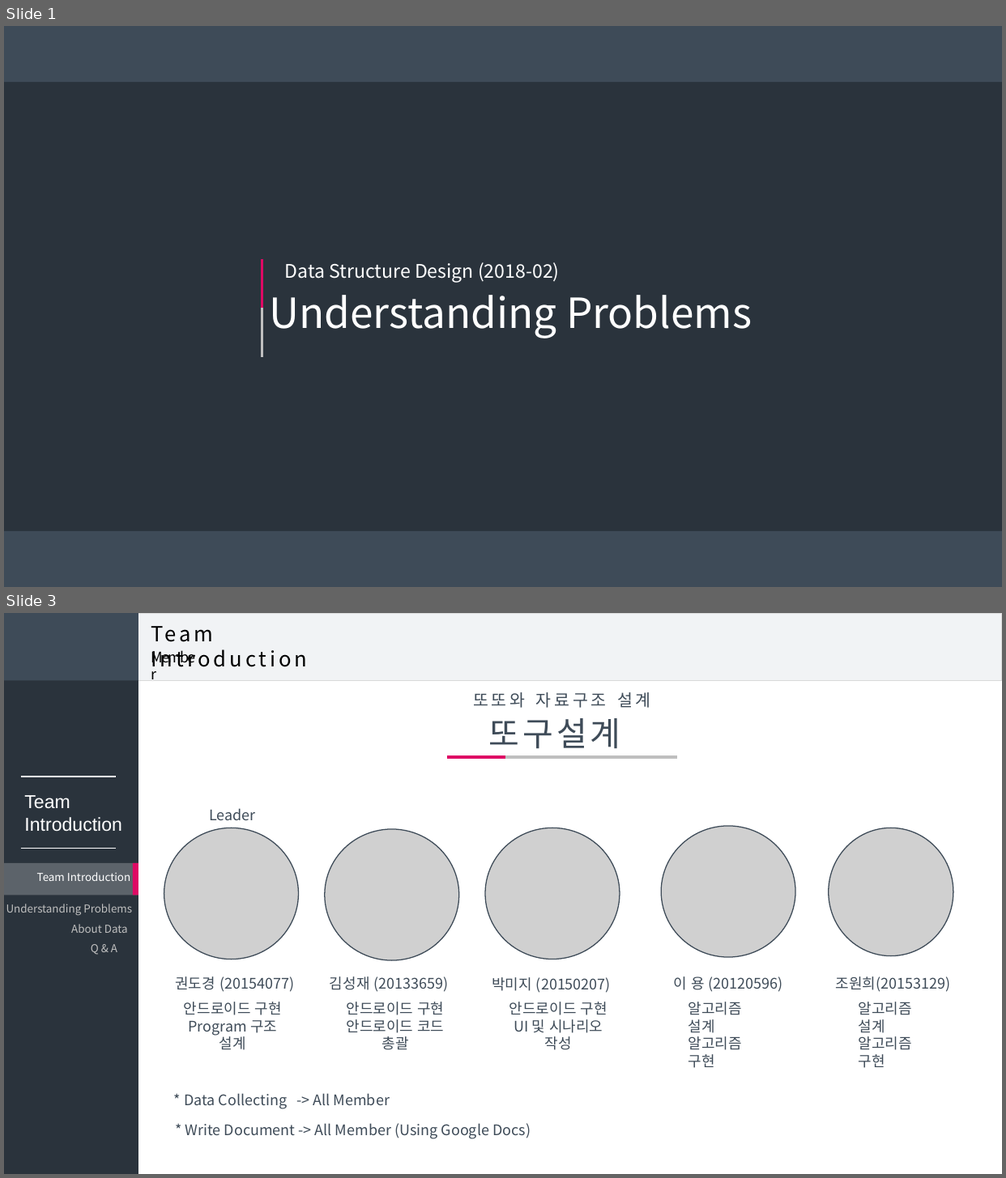
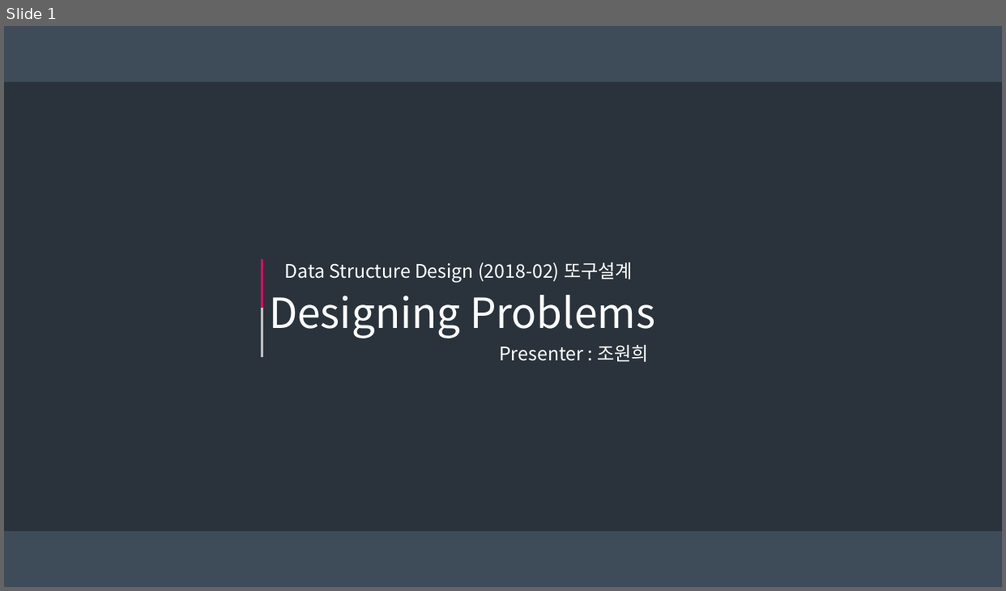
Before and after one commit to DDoGuSulGye/Presentation, a slide deck: 발표자료/03. Designing Problems.pptx. Shown one above the other, each under a label of ours: slides 1 and 3 before the commit, slide 1 after it; the slides between them are not shown. The pictures are 1006x1178 and 1006x591 pixels, drawn with LibreOffice and Linux fonts; fonts in the diff are those of the drawing; grey boxes stand for pictures. Boxes give left, top, right and bottom in pixels: in the first picture for what was removed or moved away, otherwise in the second. Text is boxed around its words. In the diff, an @@ line names an element or a change of style, - is before the commit and + after.

Commit message:
Week3 Presentation
Documentation

```diff
--- a/발표자료/03. Designing Problems.pptx
+++ b/발표자료/03. Designing Problems.pptx
@@ slide 3 removed at bbox=[4, 613, 1002, 1174], background #FFFFFF @@
@@ rectangle removed at bbox=[4, 613, 138, 1174] @@
@@ rectangle removed at bbox=[4, 613, 138, 680] @@
@@ rectangle removed at bbox=[121, 613, 1002, 680] @@
@@ text removed at bbox=[144, 618, 386, 650] @@
-Team Introduction
@@ text removed at bbox=[144, 645, 206, 670] @@
-Member
@@ text removed at bbox=[473, 692, 651, 708] @@
-또또와 자료구조 설계
@@ text removed at bbox=[489, 718, 621, 749] @@
-또구설계
@@ line removed from (447, 757) to (505, 757) @@
@@ line removed from (505, 757) to (677, 757) @@
@@ line removed from (20, 776) to (117, 776) @@
@@ text removed at bbox=[24, 795, 122, 832] @@
-Team
-Introduction
@@ picture removed at bbox=[164, 828, 299, 960] @@
@@ text removed at bbox=[209, 808, 255, 820] @@
-Leader
@@ picture removed at bbox=[325, 829, 459, 961] @@
@@ picture removed at bbox=[485, 828, 620, 960] @@
@@ picture removed at bbox=[661, 826, 796, 958] @@
@@ picture removed at bbox=[829, 828, 954, 956] @@
@@ line removed from (20, 849) to (117, 849) @@
@@ rectangle removed at bbox=[4, 863, 138, 895] @@
@@ rectangle removed at bbox=[133, 863, 138, 895] @@
@@ group removed at bbox=[6, 872, 132, 955]: 4 texts @@
-Understanding Problems
-Team Introduction
-About Data
-Q & A
@@ text removed at bbox=[175, 977, 294, 992] @@
-권도경 (20154077)
@@ text removed at bbox=[330, 977, 449, 992] @@
-김성재 (20133659)
@@ text removed at bbox=[674, 977, 783, 992] @@
-이 용 (20120596)
@@ text removed at bbox=[836, 977, 951, 992] @@
-조원희(20153129)
@@ text removed at bbox=[492, 977, 611, 993] @@
-박미지 (20150207)
@@ text removed at bbox=[184, 1002, 282, 1050] @@
-안드로이드 구현
-Program 구조 설계
@@ text removed at bbox=[346, 1002, 444, 1050] @@
-안드로이드 구현
-안드로이드 코드 총괄
@@ text removed at bbox=[509, 1002, 607, 1050] @@
-안드로이드 구현
-UI 및 시나리오 작성
@@ text removed at bbox=[688, 1002, 742, 1068] @@
-알고리즘 설계
-알고리즘 구현
@@ text removed at bbox=[859, 1002, 912, 1068] @@
-알고리즘 설계
-알고리즘 구현
@@ text removed at bbox=[184, 1093, 390, 1110] @@
-* Data Collecting -> All Member
@@ text removed at bbox=[185, 1123, 530, 1139] @@
-* Write Document -> All Member (Using Google Docs)
@@ slide 1 changed as well @@
@@ text at bbox=[284, 263, 633, 283]: text changed @@
-Data Structure Design (2018-02)
+Data Structure Design (2018-02) 또구설계
@@ text at bbox=[269, 295, 655, 339]: text changed @@
-Understanding Problems
+Designing Problems
@@ text added at bbox=[499, 345, 649, 362], 18 pt, text #FFFFFF @@
+Presenter : 조원희
```
Also in this commit, not shown: 2 other slides changed, 11 slides added, 3 other slides removed.
